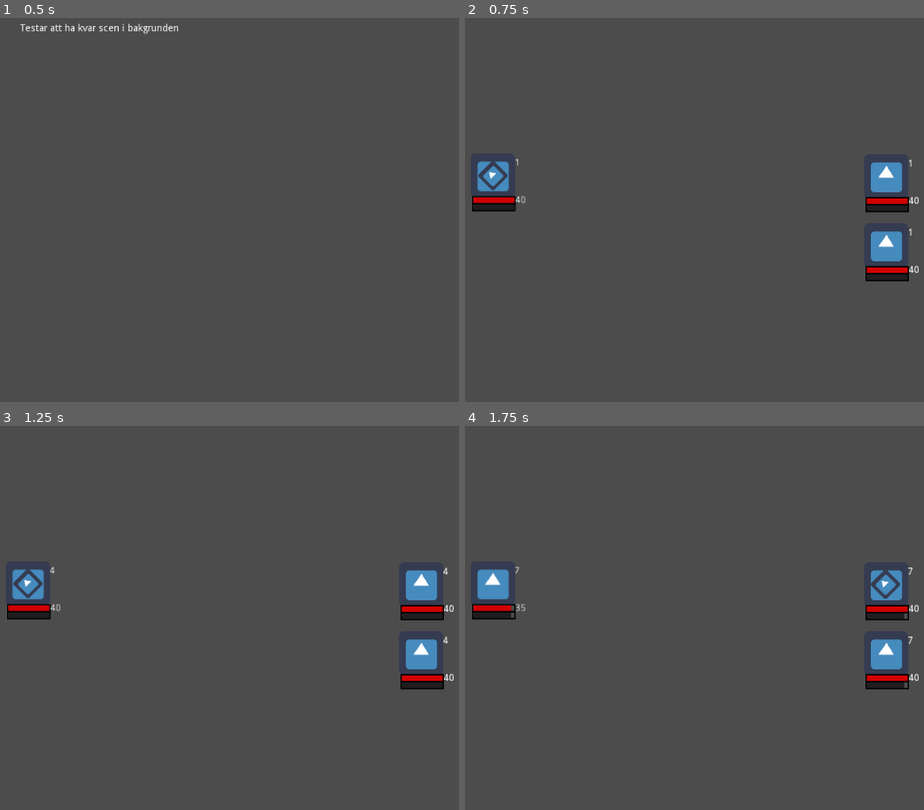
Above: before the commit, frames 1-4 (two rows, left to right).
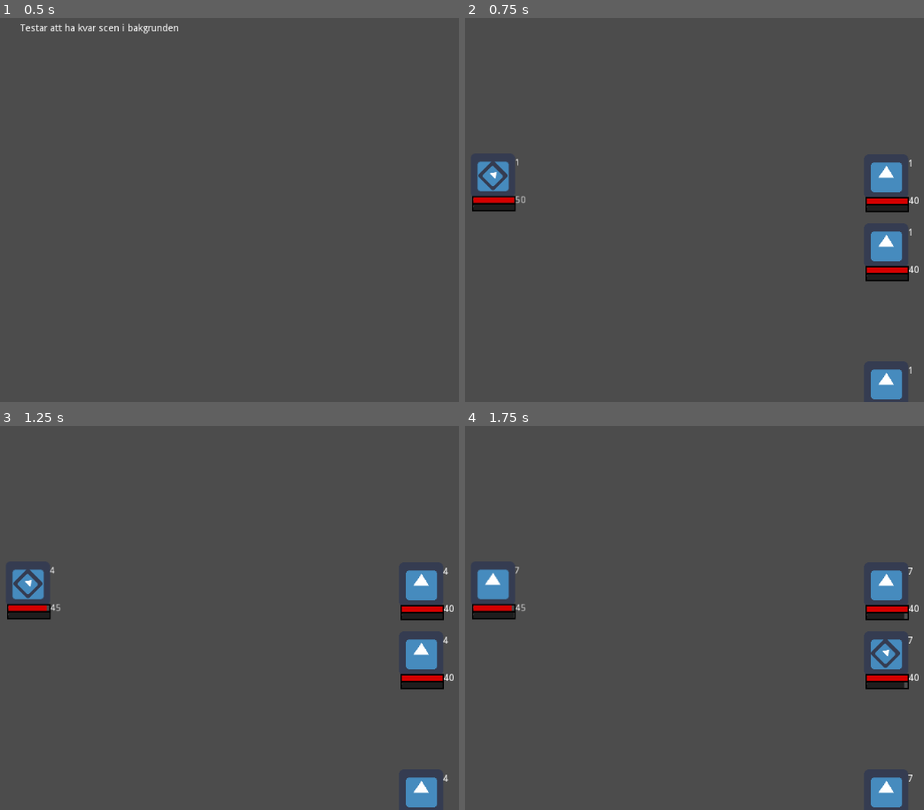
Above: after the commit, the same moments.

Repository: h19mili/Projekt_Fleorune.VM
Game: Godot game, scene res://Test_combat.tscn
Same seed, same stepped clock (60 frames per second), same inputs: the game is played once before the commit and once after it. This scene is started directly instead of the project's main scene. The engine's default icon, where the game draws it, is replaced by a stand-in: a white triangle on a blue panel in a dark square.
Inputs:
- Up to frame 1 (0.5 s): no input
- Up to frame 2 (0.75 s): tap Enter (ui_accept) at 0.5 s; hold Right (ui_right) from 0.53 s (still down); tap A (ui_a) at 0.6 s
- Up to frame 3 (1.25 s): keep holding Right (ui_right); tap Enter (ui_accept) at 0.77 s
- Up to frame 4 (1.75 s): tap Enter (ui_accept) at 1.25, 1.52 s; release Right (ui_right) at 1.28 s; hold Down (ui_down) from 1.28 s (still down); tap A (ui_a) at 1.35 s

Frame 1 is identical in both runs. In frame 2, 0.6% of the frame differs, in the area x 3-98%, y 38-100%; in frame 3, 0.6%; in frame 4, 1.0%, in the area x 10-98%, y 37-100%.

Commit message:
Final tobbe

Diff:
--- a/Enemy.gd
+++ b/Enemy.gd
@@ -16,6 +16,8 @@
 #func _process(delta):
 #	pass
 func my_turn(targets):
+	print("SPEED ENEMY")
+	print(Speed)
 	if Current_HP > 0:
 		var Etarget : Battler = choose_target(targets)
 		#yield(active_player, "emattack") # a
@@ -29,7 +31,7 @@
 
 func choose_target(sort_valid):
 	for i in sort_valid:
-		if i.name == "Player":
+		if i.Party_member:
 			print("found player")
 			return i
 		else:
--- /dev/null
+++ b/Jobs/snabbrackare.tres
@@ -0,0 +1,13 @@
+[gd_resource type="Resource" load_steps=2 format=2]
+
+[ext_resource path="res://Jobs/Statblock.gd" type="Script" id=1]
+
+[resource]
+script = ExtResource( 1 )
+Job_name = "Job"
+Max_HP = 50
+Current_HP = 50
+Max_Mana = 50
+Speed = 1000
+STR = 5
+DEF = 1
--- a/Main.tscn
+++ b/Main.tscn
@@ -13,6 +13,7 @@
 script = ExtResource( 1 )
 
 [node name="Player" parent="TurnQ" instance=ExtResource( 2 )]
+Party_member = true
 
 [node name="Position2D" type="Position2D" parent="."]
 position = Vector2( -162, 0 )
--- a/Player karaktär/Player.tscn
+++ b/Player karaktär/Player.tscn
@@ -1,6 +1,6 @@
 [gd_scene load_steps=11 format=2]
 
-[ext_resource path="res://Jobs/knight.tres" type="Resource" id=1]
+[ext_resource path="res://Jobs/snabbrackare.tres" type="Resource" id=1]
 [ext_resource path="res://Art/bar(2).png" type="Texture" id=2]
 [ext_resource path="res://icon.png" type="Texture" id=3]
 [ext_resource path="res://Art/bar(1).png" type="Texture" id=4]
--- a/Player.gd
+++ b/Player.gd
@@ -23,7 +23,6 @@
 #	pass
 func my_turn(targets):
 	CURRENT_DMG = get_node("Battler_Action").Attack_action()
-	print("Player Turn")
 	if Current_HP > 0:
 		if not targets:
 			print("End")
--- a/Test_combat.gd
+++ b/Test_combat.gd
@@ -2,7 +2,7 @@
 
 
 var scene = preload("Main.tscn").instance()
-var enemies : Array = ["res://Enemy.tscn", "res://Enemy.tscn"]
+var enemies : Array = []
 # Declare member variables here. Examples:
 # var a = 2
 # var b = "text"
@@ -10,12 +10,16 @@
 
 # Called when the node enters the scene tree for the first time.
 func _ready():
+	randomize()
 	pass # Replace with function body.
 
 
 # Called every frame. 'delta' is the elapsed time since the previous frame.
 func _process(delta):
 	if Input.is_action_just_pressed("ui_a"):
+		var rull = randi() % 3+1
+		for i in range(rull):
+			enemies.append("res://Enemy.tscn")
 		get_tree().get_root().add_child(scene)
 		scene.start_battle(enemies) # init root node
 		get_tree().set_current_scene(scene)
--- a/TurnQ.gd
+++ b/TurnQ.gd
@@ -50,7 +50,7 @@
 
 
 static func sort_players(a : Battler, b : Battler) -> bool:
-	return a.Speed > b.Speed
+	return a.Speed < b.Speed
 
 func _next_battler():
 	var new_index : int = (active_player.get_index() + 1) % get_child_count()
